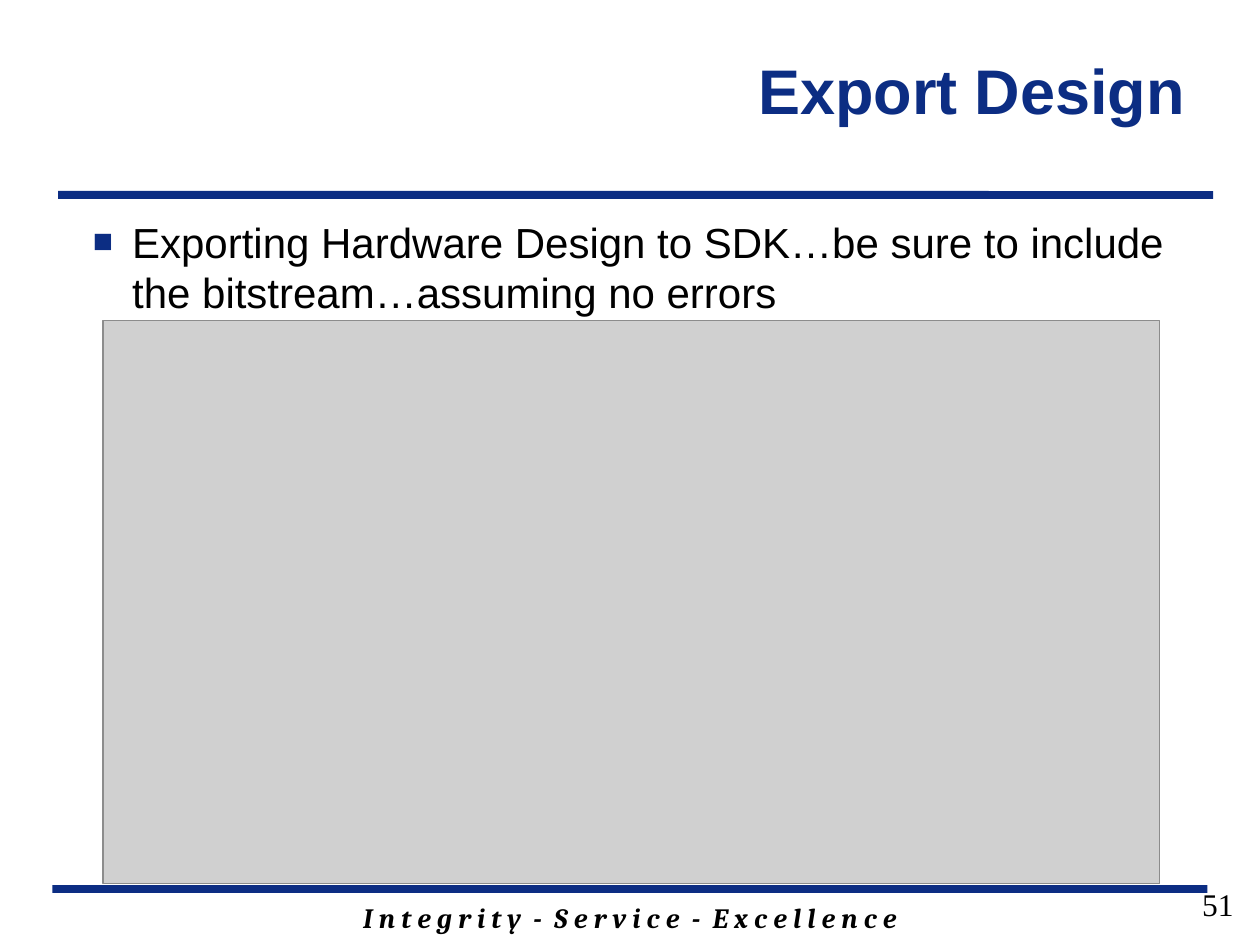
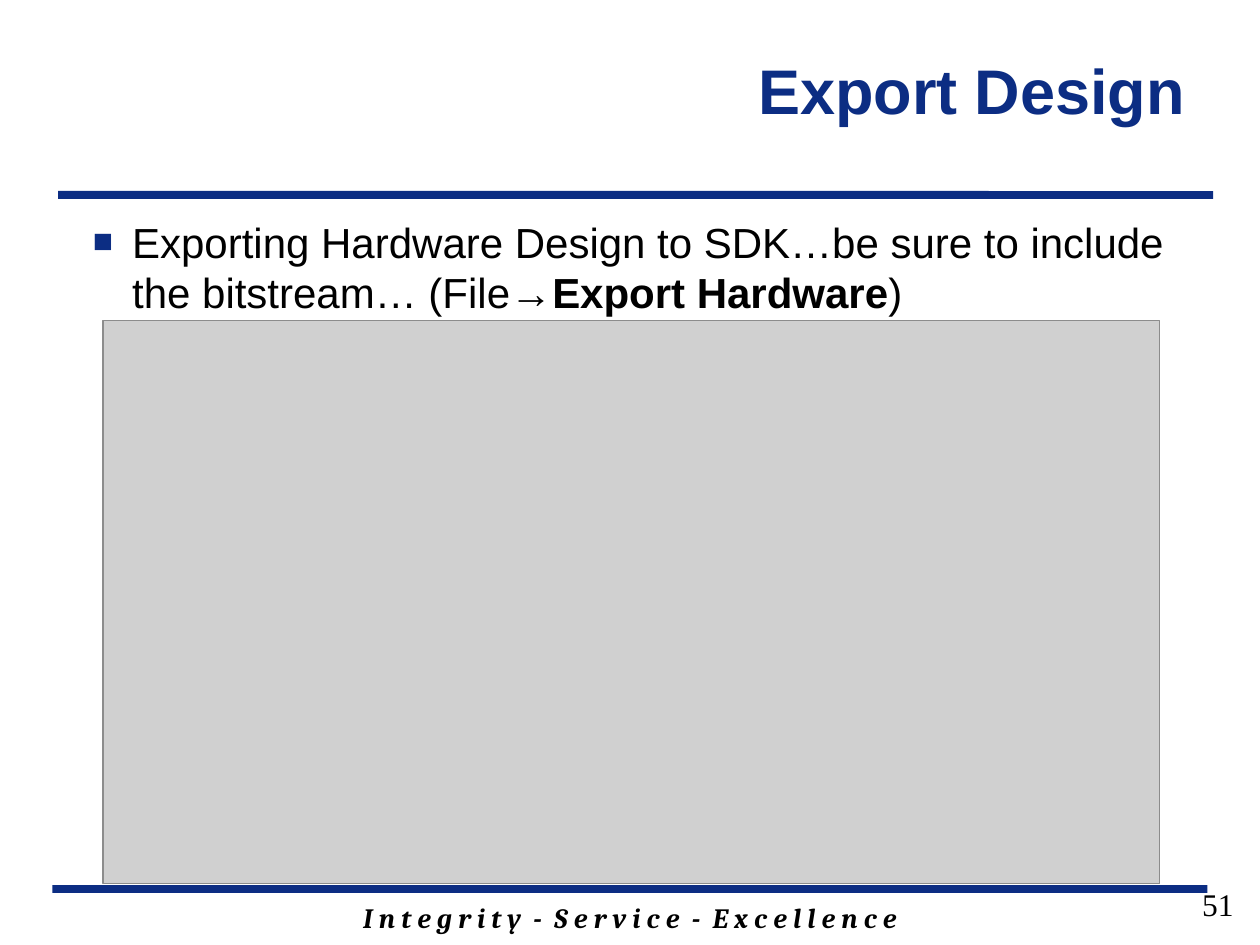
Before and after one commit to GeorgeYork/ECE383_web, a slide deck: slide 51 of lecture/slides/ECE_383_Lec18_2018.pptx. Drawn at 1260x945 pixels with LibreOffice and Linux fonts; fonts in the diff are those of the drawing; grey boxes stand for pictures; background and template pictures are left out. Boxes give left, top, right and bottom in pixels: in the first picture for what was removed or moved away, otherwise in the second. Text is boxed around its words. In the diff, an @@ line names an element or a change of style, - is before the commit and + after.

```diff
--- a/lecture/slides/ECE_383_Lec18_2018.pptx
+++ b/lecture/slides/ECE_383_Lec18_2018.pptx
@@ text at [132, 227, 1164, 317]: text changed @@
-■ Exporting Hardware Design to SDK…be sure to include the bitstream…assuming no errors
+■ Exporting Hardware Design to SDK…be sure to include the bitstream… (File→Export Hardware)
```
Also in this commit, not shown: 2 other slides changed, 1 slide added.
